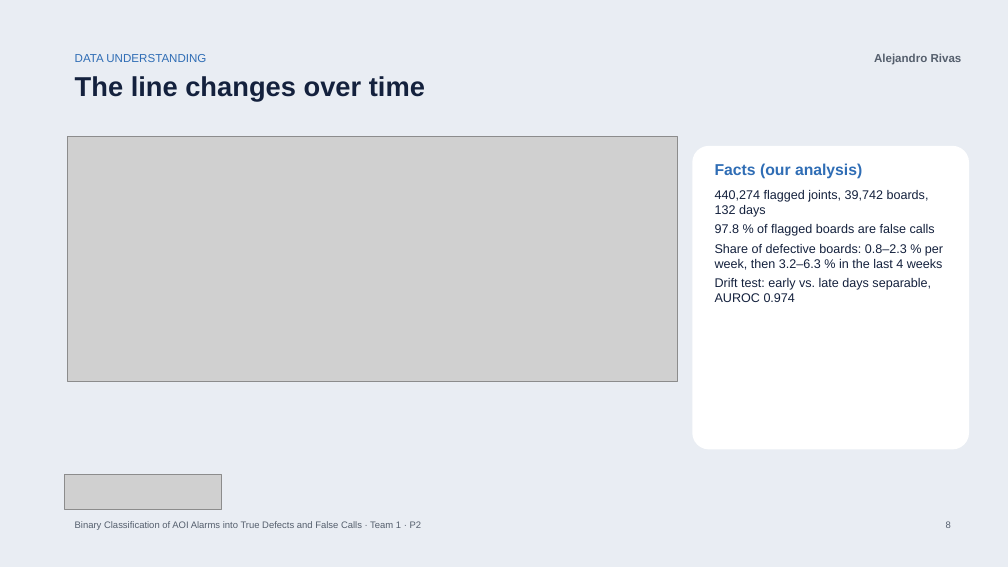
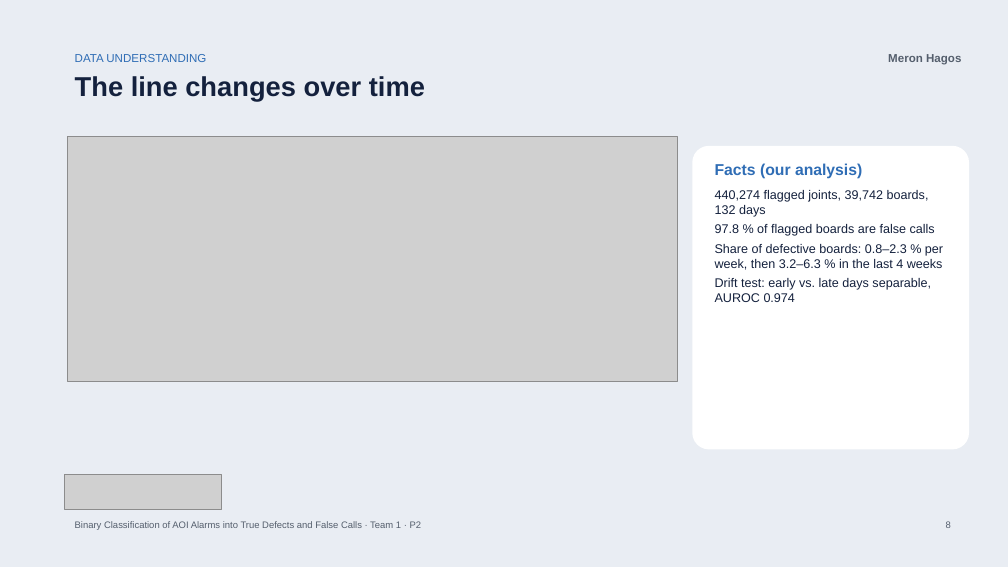
Before and after one commit to bodhi584/aoi-false-call-classification, a slide deck: slide 8 of docs/slides_p2.pptx. Drawn at 1008x567 pixels with LibreOffice and Linux fonts; fonts in the diff are those of the drawing; grey boxes stand for pictures. Boxes give left, top, right and bottom in pixels: in the first picture for what was removed or moved away, otherwise in the second. Text is boxed around its words. In the diff, an @@ line names an element or a change of style, - is before the commit and + after.

```diff
--- a/docs/slides_p2.pptx
+++ b/docs/slides_p2.pptx
@@ text at (888,54,961,65): text changed @@
-Alejandro Rivas
+Meron Hagos
```
Also in this commit, not shown: 10 other slides changed, 1 other file.
